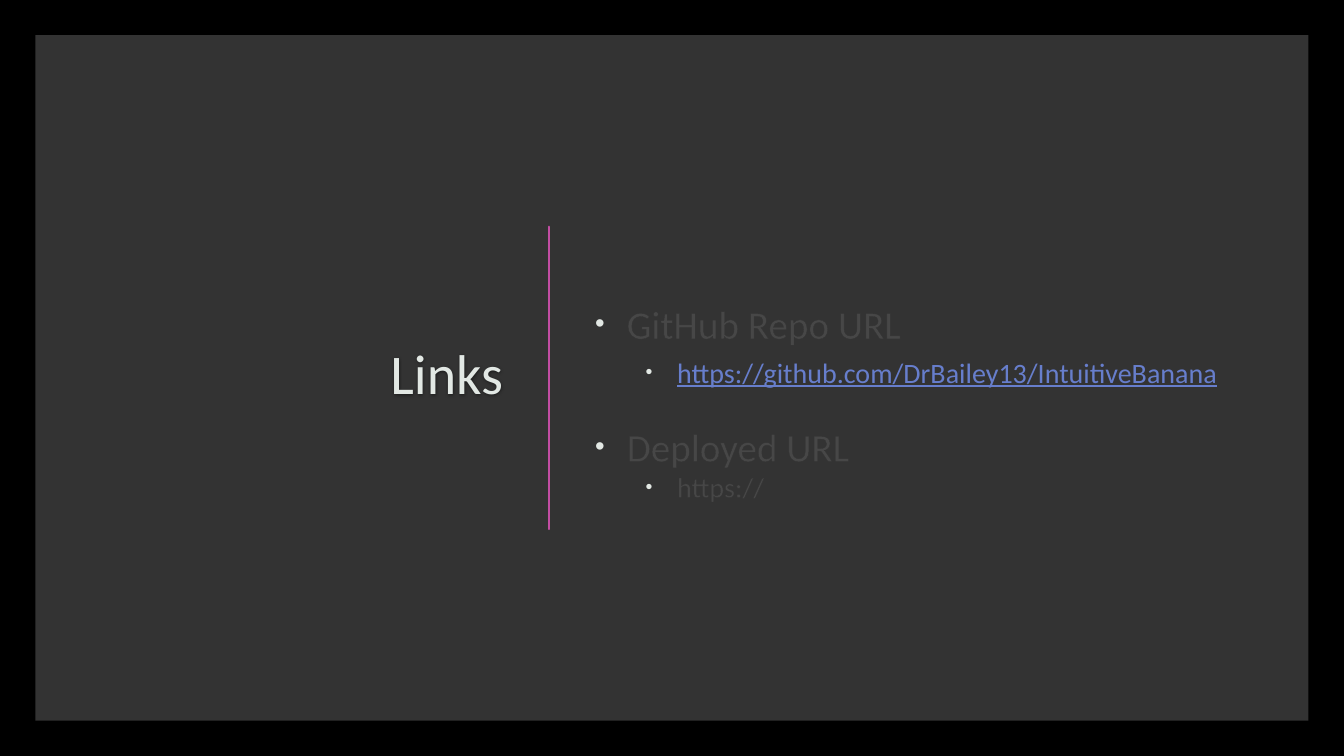
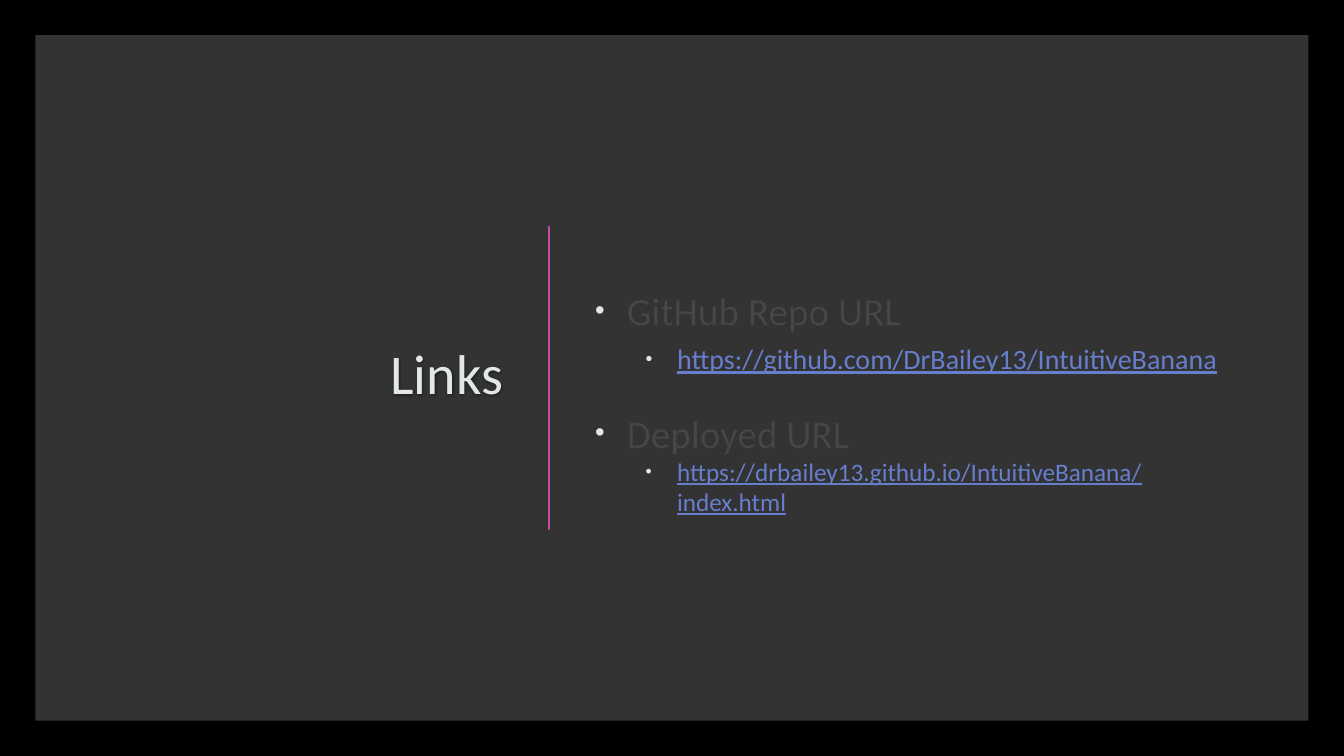
Before and after one commit to DrBailey13/IntuitiveBanana, a slide deck: slide 8 of Intuitive Banana.pptx. Drawn at 1344x756 pixels with LibreOffice and Linux fonts; fonts in the diff are those of the drawing; background and template pictures are left out. Boxes give left, top, right and bottom in pixels: in the first picture for what was removed or moved away, otherwise in the second. Text is boxed around its words. In the diff, an @@ line names an element or a change of style, - is before the commit and + after.

```diff
--- a/Intuitive Banana.pptx
+++ b/Intuitive Banana.pptx
@@ text at bbox=[677, 463, 1141, 515]: text changed; size 20 to 18 pt; text colour #FFFFFF to #677ECC @@
-  • https://
+  • https://drbailey13.github.io/IntuitiveBanana/index.html
```
Also in this commit, not shown: 1 other slide changed, 7 other files.
